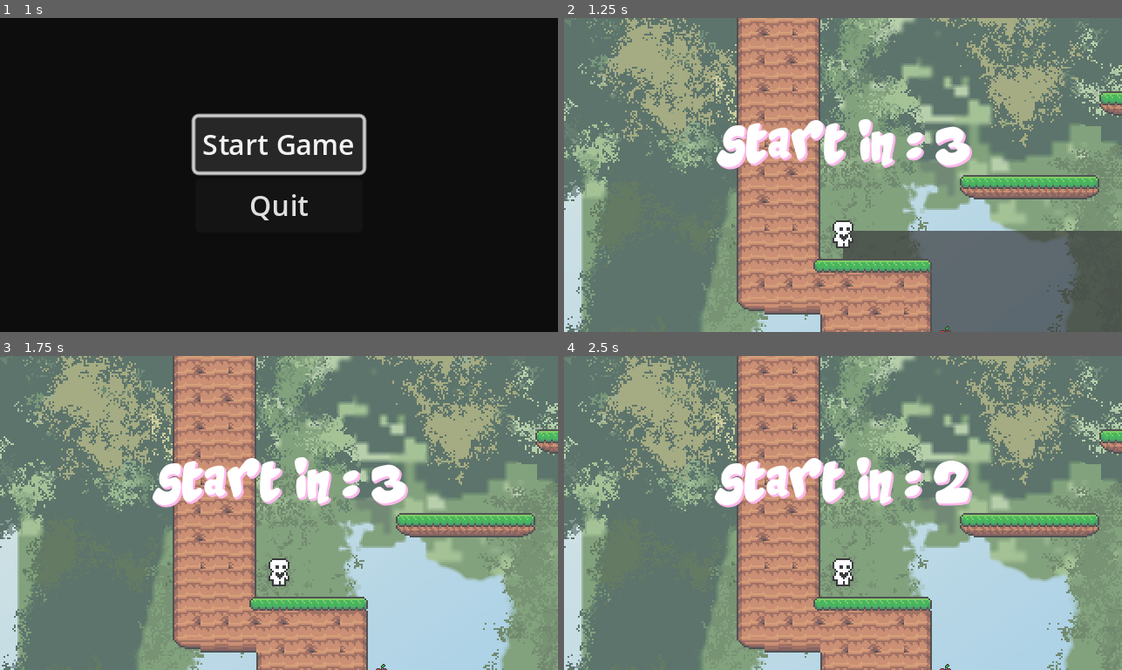
Above: before the commit, frames 1-4 (two rows, left to right).
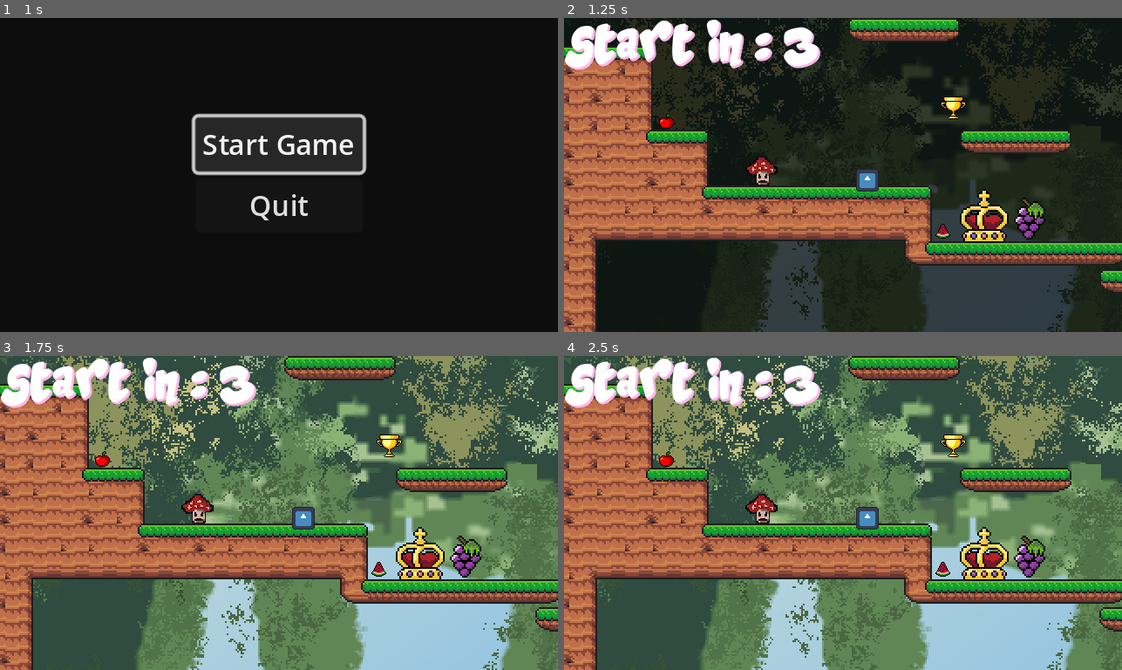
Above: after the commit, the same moments.

Repository: alwong18/AnimalExplorer
Game: Godot game, scene res://Scenes/start_menu.tscn
The game is run twice, just before and just after one commit, with the same random seed, the same clock (stepped at 60 frames per second) and the same inputs. The engine's default icon, where the game draws it, is replaced by a stand-in: a white triangle on a blue panel in a dark square.
Inputs:
- Up to frame 1 (1 s): click "Start Game" at 0.5 s
- Up to frame 2 (1.25 s): no input
- Up to frame 3 (1.75 s): hold Right (move_right) from 1.28 s (still down); tap Up (move_up) at 1.52 s
- Up to frame 4 (2.5 s): keep holding Right (move_right); tap Enter at 2 s; tap Up (move_up) at 2.27 s

Frame 1 is identical in both runs. In frame 2, 100% of the frame differs, in the area x 0-100%, y 0-100%; in frame 3, 93%; in frame 4, 93%.

Commit message:
changed font size

Diff:
--- a/Scenes/World.tscn
+++ b/Scenes/World.tscn
@@ -6,7 +6,10 @@
 [ext_resource type="FontFile" uid="uid://bpawmfvndvdvu" path="res://Super Foods.ttf" id="3_iv0rb"]
 
 [sub_resource type="LabelSettings" id="LabelSettings_8mmjr"]
+line_spacing = 4.0
 font = ExtResource("3_iv0rb")
+font_size = 20
+outline_color = Color(0, 0, 0, 1)
 shadow_color = Color(0, 0, 0, 1)
 
 [sub_resource type="Animation" id="Animation_t7s1l"]
--- a/Scenes/player.tscn
+++ b/Scenes/player.tscn
@@ -1,46 +1,84 @@
-[gd_scene load_steps=14 format=3 uid="uid://b5doxaq34uvii"]
+[gd_scene load_steps=22 format=3 uid="uid://b5doxaq34uvii"]
 
 [ext_resource type="Script" path="res://Scripts/player.gd" id="1_u82nx"]
 [ext_resource type="Resource" uid="uid://cd1foekh3anh6" path="res://DefaultMovementData.tres" id="2_51fm6"]
-[ext_resource type="Texture2D" uid="uid://cd2oa1cqn30xj" path="res://player.png" id="2_d22rd"]
+[ext_resource type="Texture2D" path="res://fox idle sprite sheet.png" id="3_5dorw"]
+[ext_resource type="Texture2D" path="res://fox jump sprite sheet.png" id="4_gxpvc"]
+[ext_resource type="Texture2D" path="res://fox walk sprite sheet.png" id="5_71x8c"]
 
-[sub_resource type="AtlasTexture" id="AtlasTexture_7s3r1"]
-atlas = ExtResource("2_d22rd")
-region = Rect2(0, 0, 24, 20)
+[sub_resource type="AtlasTexture" id="AtlasTexture_aoqha"]
+atlas = ExtResource("3_5dorw")
+region = Rect2(0, 0, 500, 500)
 
-[sub_resource type="AtlasTexture" id="AtlasTexture_ls433"]
-atlas = ExtResource("2_d22rd")
-region = Rect2(144, 0, 24, 20)
+[sub_resource type="AtlasTexture" id="AtlasTexture_03g1p"]
+atlas = ExtResource("3_5dorw")
+region = Rect2(500, 0, 500, 500)
 
-[sub_resource type="AtlasTexture" id="AtlasTexture_n2x8w"]
-atlas = ExtResource("2_d22rd")
-region = Rect2(24, 0, 24, 20)
+[sub_resource type="AtlasTexture" id="AtlasTexture_oodg6"]
+atlas = ExtResource("3_5dorw")
+region = Rect2(1000, 0, 500, 500)
 
-[sub_resource type="AtlasTexture" id="AtlasTexture_mtd77"]
-atlas = ExtResource("2_d22rd")
-region = Rect2(48, 0, 24, 20)
+[sub_resource type="AtlasTexture" id="AtlasTexture_atmdf"]
+atlas = ExtResource("3_5dorw")
+region = Rect2(1500, 0, 500, 500)
 
-[sub_resource type="AtlasTexture" id="AtlasTexture_a4sbr"]
-atlas = ExtResource("2_d22rd")
-region = Rect2(72, 0, 24, 20)
+[sub_resource type="AtlasTexture" id="AtlasTexture_nbjog"]
+atlas = ExtResource("3_5dorw")
+region = Rect2(2000, 0, 500, 500)
 
-[sub_resource type="AtlasTexture" id="AtlasTexture_a0yra"]
-atlas = ExtResource("2_d22rd")
-region = Rect2(96, 0, 24, 20)
+[sub_resource type="AtlasTexture" id="AtlasTexture_hbybw"]
+atlas = ExtResource("4_gxpvc")
+region = Rect2(500, 0, 500, 500)
 
-[sub_resource type="AtlasTexture" id="AtlasTexture_gw8a2"]
-atlas = ExtResource("2_d22rd")
-region = Rect2(120, 0, 24, 20)
+[sub_resource type="AtlasTexture" id="AtlasTexture_0pe3k"]
+atlas = ExtResource("4_gxpvc")
+region = Rect2(1000, 0, 500, 500)
 
-[sub_resource type="AtlasTexture" id="AtlasTexture_6j45n"]
-atlas = ExtResource("2_d22rd")
-region = Rect2(0, 0, 24, 20)
+[sub_resource type="AtlasTexture" id="AtlasTexture_l1u2h"]
+atlas = ExtResource("4_gxpvc")
+region = Rect2(1500, 0, 500, 500)
+
+[sub_resource type="AtlasTexture" id="AtlasTexture_xapmm"]
+atlas = ExtResource("5_71x8c")
+region = Rect2(0, 0, 500, 500)
+
+[sub_resource type="AtlasTexture" id="AtlasTexture_7gddh"]
+atlas = ExtResource("5_71x8c")
+region = Rect2(500, 0, 500, 500)
+
+[sub_resource type="AtlasTexture" id="AtlasTexture_nglj7"]
+atlas = ExtResource("5_71x8c")
+region = Rect2(1000, 0, 500, 500)
+
+[sub_resource type="AtlasTexture" id="AtlasTexture_xqdou"]
+atlas = ExtResource("5_71x8c")
+region = Rect2(1500, 0, 500, 500)
+
+[sub_resource type="AtlasTexture" id="AtlasTexture_ix7r5"]
+atlas = ExtResource("5_71x8c")
+region = Rect2(2000, 0, 500, 500)
+
+[sub_resource type="AtlasTexture" id="AtlasTexture_n4wex"]
+atlas = ExtResource("5_71x8c")
+region = Rect2(2500, 0, 500, 500)
 
 [sub_resource type="SpriteFrames" id="SpriteFrames_yfnh3"]
 animations = [{
 "frames": [{
 "duration": 1.0,
-"texture": SubResource("AtlasTexture_7s3r1")
+"texture": SubResource("AtlasTexture_aoqha")
+}, {
+"duration": 1.0,
+"texture": SubResource("AtlasTexture_03g1p")
+}, {
+"duration": 1.0,
+"texture": SubResource("AtlasTexture_oodg6")
+}, {
+"duration": 1.0,
+"texture": SubResource("AtlasTexture_atmdf")
+}, {
+"duration": 1.0,
+"texture": SubResource("AtlasTexture_nbjog")
 }],
 "loop": true,
 "name": &"idle",
@@ -48,7 +86,13 @@
 }, {
 "frames": [{
 "duration": 1.0,
-"texture": SubResource("AtlasTexture_ls433")
+"texture": SubResource("AtlasTexture_hbybw")
+}, {
+"duration": 1.0,
+"texture": SubResource("AtlasTexture_0pe3k")
+}, {
+"duration": 1.0,
+"texture": SubResource("AtlasTexture_l1u2h")
 }],
 "loop": true,
 "name": &"jump",
@@ -56,22 +100,22 @@
 }, {
 "frames": [{
 "duration": 1.0,
-"texture": SubResource("AtlasTexture_n2x8w")
+"texture": SubResource("AtlasTexture_xapmm")
 }, {
 "duration": 1.0,
-"texture": SubResource("AtlasTexture_mtd77")
+"texture": SubResource("AtlasTexture_7gddh")
 }, {
 "duration": 1.0,
-"texture": SubResource("AtlasTexture_a4sbr")
+"texture": SubResource("AtlasTexture_nglj7")
 }, {
 "duration": 1.0,
-"texture": SubResource("AtlasTexture_a0yra")
+"texture": SubResource("AtlasTexture_xqdou")
 }, {
 "duration": 1.0,
-"texture": SubResource("AtlasTexture_gw8a2")
+"texture": SubResource("AtlasTexture_ix7r5")
 }, {
 "duration": 1.0,
-"texture": SubResource("AtlasTexture_6j45n")
+"texture": SubResource("AtlasTexture_n4wex")
 }],
 "loop": true,
 "name": &"run",
@@ -79,7 +123,7 @@
 }]
 
 [sub_resource type="RectangleShape2D" id="RectangleShape2D_aa8qm"]
-size = Vector2(9, 16)
+size = Vector2(9.75, 22)
 
 [node name="Player" type="CharacterBody2D"]
 collision_layer = 2
@@ -94,12 +138,13 @@
 position_smoothing_speed = 10.0
 
 [node name="AnimatedSprite2D" type="AnimatedSprite2D" parent="."]
+position = Vector2(1, 4)
+scale = Vector2(0.075, 0.075)
 sprite_frames = SubResource("SpriteFrames_yfnh3")
-animation = &"idle"
-frame_progress = 0.277577
+animation = &"jump"
 
 [node name="CollisionShape2D" type="CollisionShape2D" parent="."]
-position = Vector2(0, 2)
+position = Vector2(-0.125, 1)
 shape = SubResource("RectangleShape2D_aa8qm")
 
 [node name="CoyoteJumpTimer" type="Timer" parent="."]
